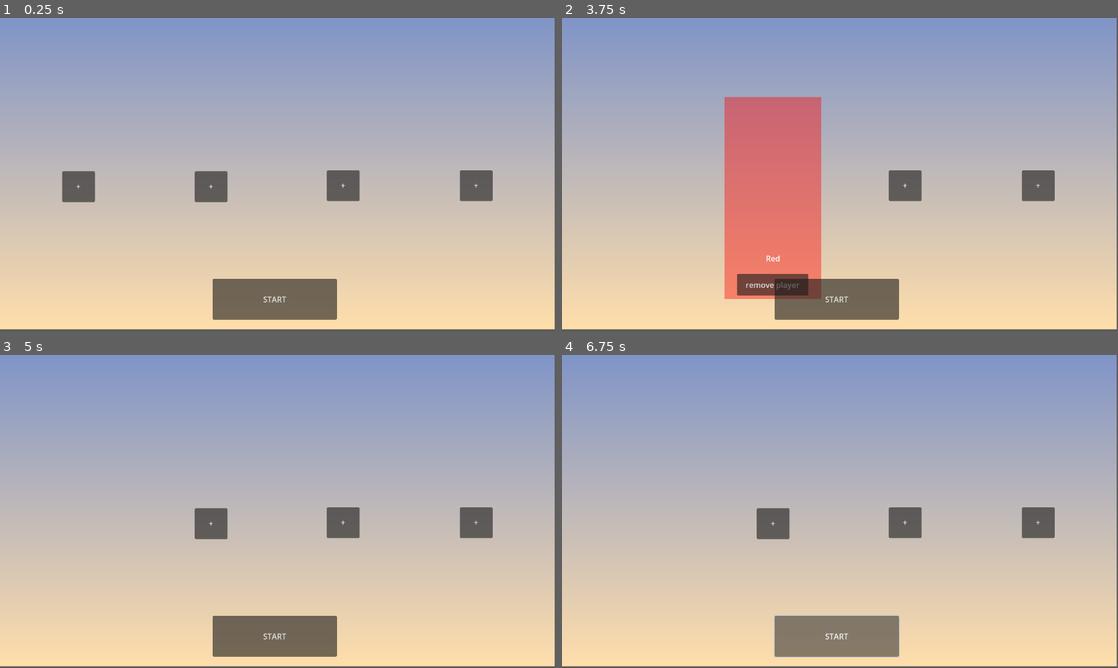
Above: before the commit, frames 1-4 (two rows, left to right).
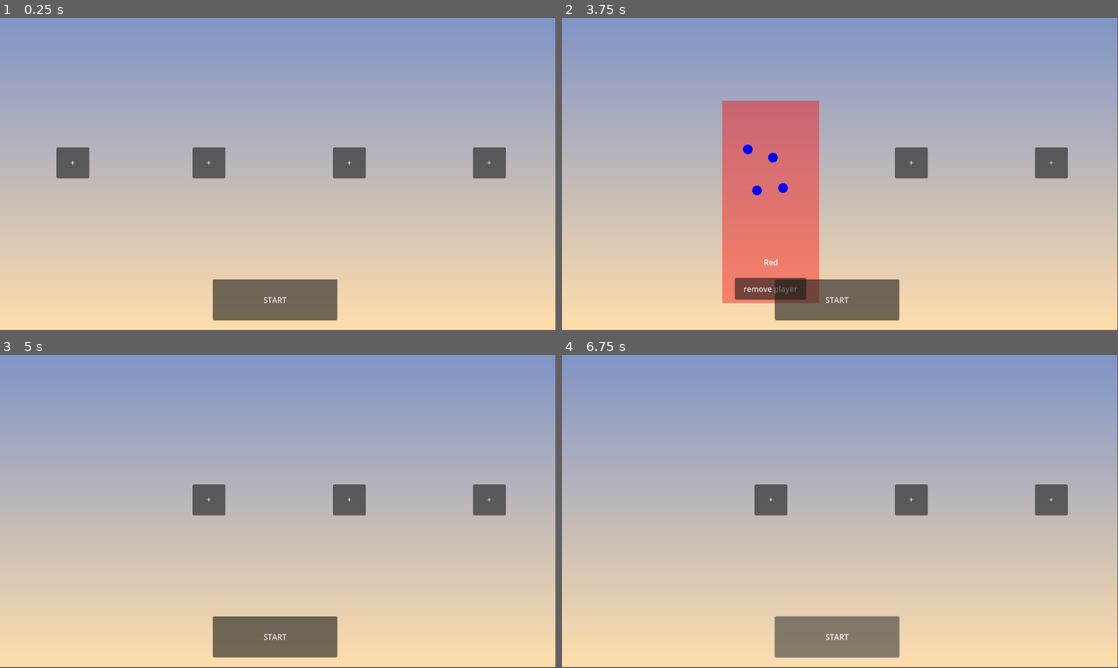
Above: after the commit, the same moments.

Repository: Alex-Onceanu/LD58
Game: Godot game, scene res://selection_menu.tscn
Two runs of this game, one before a commit and one after it. Both use one fixed random seed, a clock stepped at 60 frames per second and the inputs below. Before the commit the project has no main scene; this scene is started directly in both runs.
Inputs:
- Up to frame 1 (0.25 s): no input
- Up to frame 2 (3.75 s): click "+" at 0.5 s; click "remove player" at 1.25 s; click "START" at 2 s; click "START" at 2.75 s; click "+" at 3.5 s
- Up to frame 3 (5 s): click "remove player" at 4.25 s
- Up to frame 4 (6.75 s): click "+" at 5 s; click "remove player" at 5.75 s; click "START" at 6.5 s
In our replay, the window is 799x449 before the commit and 800x450 after it. These sizes can differ from the game's own. Grey fills any space a smaller window leaves; there, only what the larger window draws over its background counts as a difference.

The runs differ from the first frame. In frame 1, 4.7% of the frame differs, in the area x 0-100%, y 0-100%; in frame 2, 4.5%; in frame 3, 3.7%; in frame 4, 3.8%.
Error before the commit: Invalid assignment of property or key 'visible' with value of type 'bool' on a base object of type 'null instance'. (res://selection_menu.gd:18)
Error after the commit: Invalid assignment of property or key 'visible' with value of type 'bool' on a base object of type 'null instance'. (res://selection_menu.gd:7)

Commit message:
Menu bet

Diff:
--- a/draggable_marble.gd
+++ b/draggable_marble.gd
@@ -3,25 +3,54 @@
 signal clicked
 
 @onready var held = false
+@onready var mouse_in = false
 
-func _on_area_2d_input_event(viewport: Node, event: InputEvent, shape_idx: int) -> void:
-	if event is InputEventMouseButton and event.button_index == MOUSE_BUTTON_LEFT:
-		if event.pressed:
-			clicked.emit(self)
+@onready var was_held = false
+var pos_to_reset : Vector2
+@onready var should_reset = false
+
+func _ready() -> void:
+	$PhysicsMarble.freeze = true
+	pos_to_reset = $PhysicsMarble.global_transform.origin
+
+func reset_pos():
+	print(pos_to_reset, $PhysicsMarble.global_transform.origin)
+	$PhysicsMarble.freeze = true
+	should_reset = true
 
 func _physics_process(delta):
 	if held:
-		global_transform.origin = get_global_mouse_position()
+		$PhysicsMarble.global_transform.origin = get_global_mouse_position()
+	if should_reset:
+		print(pos_to_reset, $PhysicsMarble.global_transform.origin)
+		$PhysicsMarble.global_transform.origin = pos_to_reset
+		$PhysicsMarble.freeze = false
+		should_reset = false
+
+func _process(delta):
+	if Input.is_action_just_pressed("mouse_click") and mouse_in:
+		print("coucou")
+		clicked.emit(self)
+	elif not Input.is_mouse_button_pressed(MOUSE_BUTTON_LEFT):
+		held = false
 
 func pickup():
+	was_held = true
 	if held:
 		return
-	#$PhysicsMarble.freeze = true
-	#$PhysicsMarble.apply_central_impulse(impulse)
+	$PhysicsMarble.freeze = true
 	held = true
 
 func drop(impulse=Vector2.ZERO):
 	if held:
-		#$PhysicsMarble.freeze = false
-		#$PhysicsMarble.apply_central_impulse(impulse)
+		$PhysicsMarble.freeze = false
+		$PhysicsMarble.apply_central_impulse(impulse)
 		held = false
+
+
+func _on_area_2d_mouse_entered() -> void:
+	mouse_in = true
+
+
+func _on_area_2d_mouse_exited() -> void:
+	mouse_in = false
--- a/draggable_marble.tscn
+++ b/draggable_marble.tscn
@@ -1,11 +1,15 @@
-[gd_scene load_steps=3 format=3 uid="uid://c78tlamhdk2i5"]
+[gd_scene load_steps=4 format=3 uid="uid://c78tlamhdk2i5"]
 
 [ext_resource type="Script" uid="uid://cb67ipu3g1jud" path="res://draggable_marble.gd" id="1_5pbol"]
+[ext_resource type="PackedScene" uid="uid://cymonoxf3tu0a" path="res://physics_marble.tscn" id="2_scx7v"]
 
 [sub_resource type="CircleShape2D" id="CircleShape2D_glsp8"]
+radius = 14.142136
 
 [node name="DraggableMarble" type="Node2D"]
 script = ExtResource("1_5pbol")
+
+[node name="PhysicsMarble" parent="." instance=ExtResource("2_scx7v")]
 
 [node name="Area2D" type="Area2D" parent="."]
 
@@ -13,3 +17,5 @@
 shape = SubResource("CircleShape2D_glsp8")
 
 [connection signal="input_event" from="Area2D" to="." method="_on_area_2d_input_event"]
+[connection signal="mouse_entered" from="Area2D" to="." method="_on_area_2d_mouse_entered"]
+[connection signal="mouse_exited" from="Area2D" to="." method="_on_area_2d_mouse_exited"]
--- a/marble_sprite.tscn
+++ b/marble_sprite.tscn
@@ -12,3 +12,4 @@
 material = SubResource("ShaderMaterial_hfsiw")
 offset_right = 40.0
 offset_bottom = 40.0
+mouse_filter = 2
--- a/physics_marble.tscn
+++ b/physics_marble.tscn
@@ -10,8 +10,8 @@
 script = ExtResource("1_bfqoe")
 
 [node name="MarbleSprite" parent="." instance=ExtResource("1_0eotb")]
+position = Vector2(-10, -10)
 scale = Vector2(0.5, 0.5)
 
 [node name="CollisionShape2D" type="CollisionShape2D" parent="."]
-position = Vector2(10, 10)
 shape = SubResource("CircleShape2D_0eotb")
--- a/player_select.gd
+++ b/player_select.gd
@@ -1,20 +1,43 @@
-extends Control
+extends Node2D
 
 @export var clrName : String
 @export var clr : Color
+@onready var held_object = null
 
 # Called when the node enters the scene tree for the first time.
 func _ready() -> void:
 	$Background/Label.text = clrName
-	$Background.color = clr
-	$Background.color.a = 0.4
+	$Background/BackgroundImg.color = clr
+	$Background/BackgroundImg.color.a = 0.4
+	for node in get_tree().get_nodes_in_group("pickable"):
+		node.clicked.connect(_on_pickable_clicked)
+
+func _on_pickable_clicked(obj):
+	if !held_object:
+		obj.pickup()
+		held_object = obj
+
+func _unhandled_input(event):
+	if event is InputEventMouseButton and event.button_index == MOUSE_BUTTON_LEFT:
+		if held_object and !event.pressed:
+			held_object.drop(Input.get_last_mouse_velocity())
+			held_object = null
+
+
 
 func _on_add_player_pressed() -> void:
 	$AddPlayer.visible = false
 	$Background/RemovePlayer.visible = true
-	create_tween().tween_property($Background, "position", Vector2($Background.position.x, -30.), 0.7).set_trans(Tween.TRANS_ELASTIC).set_ease(Tween.EASE_OUT)
+	$Marbles.visible = true
+	create_tween().tween_property($Background, "position", Vector2($Background.position.x, $Background.position.y-730.), 0.7).set_trans(Tween.TRANS_ELASTIC).set_ease(Tween.EASE_OUT)
+	create_tween().tween_property($Marbles, "position", Vector2($Marbles.position.x, $Marbles.position.y-730.), 0.7).set_trans(Tween.TRANS_ELASTIC).set_ease(Tween.EASE_OUT)
 
 func _on_remove_player_pressed() -> void:
 	$Background/RemovePlayer.visible = false
 	$AddPlayer.visible = true
-	create_tween().tween_property($Background, "position", Vector2($Background.position.x, 800.), 0.5).set_trans(Tween.TRANS_QUART).set_ease(Tween.EASE_OUT)
+	create_tween().tween_property($Background, "position", Vector2($Background.position.x, $Background.position.y+730), 0.5).set_trans(Tween.TRANS_QUART).set_ease(Tween.EASE_OUT)
+	$Marbles.visible = false
+	create_tween().tween_property($Marbles, "position", Vector2($Marbles.position.x, $Marbles.position.y+730.), 0.7).set_trans(Tween.TRANS_ELASTIC).set_ease(Tween.EASE_OUT)
+	for i in range(1, 5):
+		if get_node("Marbles/DraggableMarble" + str(i)).was_held:
+			get_node("Marbles/DraggableMarble" + str(i)).reset_pos()
--- a/player_select.tscn
+++ b/player_select.tscn
@@ -1,22 +1,12 @@
-[gd_scene load_steps=2 format=3 uid="uid://blqp7vyvbe5mq"]
+[gd_scene load_steps=3 format=3 uid="uid://blqp7vyvbe5mq"]
 
 [ext_resource type="Script" uid="uid://etobnmtajeqt" path="res://player_select.gd" id="1_yh01e"]
+[ext_resource type="PackedScene" uid="uid://c78tlamhdk2i5" path="res://draggable_marble.tscn" id="2_c3nyd"]
 
-[node name="PlayerSelect" type="Control"]
-layout_mode = 3
-anchors_preset = 15
-anchor_right = 1.0
-anchor_bottom = 1.0
-offset_left = -100.0
-offset_top = -248.0
-offset_right = -1052.0
-offset_bottom = -399.0
-grow_horizontal = 2
-grow_vertical = 2
+[node name="PlayerSelect" type="Node2D"]
 script = ExtResource("1_yh01e")
 
 [node name="AddPlayer" type="Button" parent="."]
-layout_mode = 1
 anchors_preset = 8
 anchor_left = 0.5
 anchor_top = 0.5
@@ -30,31 +20,46 @@
 grow_vertical = 2
 text = "+"
 
-[node name="Background" type="ColorRect" parent="."]
-layout_mode = 0
-offset_left = -1.0
-offset_top = 800.0
-offset_right = 200.0
-offset_bottom = 1219.0
+[node name="Background" type="Node2D" parent="."]
+position = Vector2(-601, 181)
+
+[node name="BackgroundImg" type="ColorRect" parent="Background"]
+offset_left = 500.0
+offset_top = 337.0
+offset_right = 701.0
+offset_bottom = 756.0
+mouse_filter = 2
 color = Color(0.47592735, 0.47592735, 0.4759273, 0.4627451)
 
 [node name="Label" type="Label" parent="Background"]
-layout_mode = 0
-offset_left = 1.0
-offset_top = 305.0
-offset_right = 201.0
-offset_bottom = 364.0
+offset_left = 501.0
+offset_top = 642.0
+offset_right = 701.0
+offset_bottom = 701.0
 text = "name"
 horizontal_alignment = 1
 vertical_alignment = 1
 
 [node name="RemovePlayer" type="Button" parent="Background"]
-layout_mode = 0
-offset_left = 26.0
-offset_top = 367.0
-offset_right = 174.0
-offset_bottom = 412.0
+offset_left = 526.0
+offset_top = 704.0
+offset_right = 674.0
+offset_bottom = 749.0
 text = "remove player"
+
+[node name="Marbles" type="Node2D" parent="."]
+
+[node name="DraggableMarble1" parent="Marbles" groups=["pickable"] instance=ExtResource("2_c3nyd")]
+position = Vector2(4, 636)
+
+[node name="DraggableMarble2" parent="Marbles" groups=["pickable"] instance=ExtResource("2_c3nyd")]
+position = Vector2(25, 699)
+
+[node name="DraggableMarble3" parent="Marbles" groups=["pickable"] instance=ExtResource("2_c3nyd")]
+position = Vector2(-48, 619)
+
+[node name="DraggableMarble4" parent="Marbles" groups=["pickable"] instance=ExtResource("2_c3nyd")]
+position = Vector2(-29, 704)
 
 [connection signal="pressed" from="AddPlayer" to="." method="_on_add_player_pressed"]
 [connection signal="pressed" from="Background/RemovePlayer" to="." method="_on_remove_player_pressed"]
--- a/project.godot
+++ b/project.godot
@@ -11,8 +11,13 @@
 [application]
 
 config/name="LD58"
+run/main_scene="uid://c6dd3yagmchk6"
 config/features=PackedStringArray("4.5", "GL Compatibility")
 config/icon="res://icon.svg"
+
+[display]
+
+window/stretch/mode="viewport"
 
 [input]
 
@@ -21,6 +26,11 @@
 "events": [Object(InputEventKey,"resource_local_to_scene":false,"resource_name":"","device":0,"window_id":0,"alt_presse …(194 unchanged characters)…
 ]
 }
+mouse_click={
+"deadzone": 0.2,
+"events": [Object(InputEventMouseButton,"resource_local_to_scene":false,"resource_name":"","device":-1,"window_id":0,"alt_pressed":false,"shift_pressed":false,"ctrl_pressed":false,"meta_pressed":false,"button_mask":0,"position":Vector2(0, 0),"global_position":Vector2(0, 0),"factor":1.0,"button_index":1,"canceled":false,"pressed":false,"double_click":false,"script":null)
+]
+}
 
 [rendering]
 
--- a/selection_menu.gd
+++ b/selection_menu.gd
@@ -1,15 +1,4 @@
 extends Control
-
-var held_object = null
-
-func _ready():
-	for node in get_tree().get_nodes_in_group("pickable"):
-		node.clicked.connect(_on_pickable_clicked)
-
-func _on_pickable_clicked(obj):
-	if !held_object:
-		obj.pickup()
-		held_object = obj
 
 func _on_start_pressed() -> void:
 	for i in range(1, 5):
@@ -20,9 +9,3 @@
 		#resize les menus ici ?
 		#get_node("PlayerSelect" + str(i) + "/Background").scale =
 	#visible = false
-
-func _unhandled_input(event):
-	if event is InputEventMouseButton and event.button_index == MOUSE_BUTTON_LEFT:
-		if held_object and !event.pressed:
-			held_object.drop(Input.get_last_mouse_velocity())
-			held_object = null
--- a/selection_menu.tscn
+++ b/selection_menu.tscn
@@ -14,49 +14,41 @@
 anchor_bottom = 1.0
 grow_horizontal = 2
 grow_vertical = 2
+mouse_filter = 2
 script = ExtResource("1_ik41r")
 metadata/_edit_horizontal_guides_ = [-351.0]
-metadata/_edit_vertical_guides_ = [1000.0, 150.0]
+metadata/_edit_vertical_guides_ = [1794.0, 288.0, 576.0, -655.0, 863.0]
+
+[node name="StaticBody2D" type="StaticBody2D" parent="."]
+position = Vector2(306, 541)
+
+[node name="CollisionPolygon2D" type="CollisionPolygon2D" parent="StaticBody2D"]
+polygon = PackedVector2Array(-266, -92, -244, -21, -159, 55, 154, 84, 536, 82, 751, 54, 793, -2, 814, -87, 809, -132, 780, -87, 745, -51, 697, -5, 615, 19, 485, 32, 338, 41, 175, 35, 83, 35, -9, 22, -87, -5, -174, -40, -248, -82)
 
 [node name="Background" type="ColorRect" parent="."]
 material = SubResource("ShaderMaterial_ik41r")
 layout_mode = 0
 offset_right = 1151.0
 offset_bottom = 646.0
+mouse_filter = 2
 
 [node name="PlayerSelect1" parent="." instance=ExtResource("1_2ahgr")]
-layout_mode = 1
-offset_left = 63.0
-offset_top = 100.0
-offset_right = -889.0
-offset_bottom = -48.0
+position = Vector2(151, 300)
 clrName = "Blue"
 clr = Color(0, 0, 1, 1)
 
 [node name="PlayerSelect2" parent="." instance=ExtResource("1_2ahgr")]
-layout_mode = 1
-offset_left = 338.0
-offset_top = 100.0
-offset_right = -614.0
-offset_bottom = -48.0
+position = Vector2(433, 300)
 clrName = "Red"
 clr = Color(1, 0, 0, 1)
 
 [node name="PlayerSelect3" parent="." instance=ExtResource("1_2ahgr")]
-layout_mode = 1
-offset_left = 612.0
-offset_top = 100.0
-offset_right = -340.0
-offset_bottom = -51.0
+position = Vector2(724, 300)
 clrName = "Yellow"
 clr = Color(1, 1, 0, 1)
 
 [node name="PlayerSelect4" parent="." instance=ExtResource("1_2ahgr")]
-layout_mode = 1
-offset_left = 888.0
-offset_top = 100.0
-offset_right = -64.0
-offset_bottom = -51.0
+position = Vector2(1014, 300)
 clrName = "Green"
 clr = Color(0, 1, 0, 1)
 
@@ -66,12 +58,7 @@
 offset_top = 541.0
 offset_right = 699.0
 offset_bottom = 626.0
+mouse_filter = 1
 text = "START"
 
-[node name="StaticBody2D" type="StaticBody2D" parent="."]
-position = Vector2(306, 541)
-
-[node name="CollisionPolygon2D" type="CollisionPolygon2D" parent="StaticBody2D"]
-polygon = PackedVector2Array(-266, -92, -244, -21, -159, 55, 154, 84, 536, 82, 751, 54, 793, -2, 814, -87, 809, -132, 780, -87, 745, -51, 702, -14, 620, 16, 485, 32, 300, 37, 175, 35, 83, 35, -9, 22, -87, -5, -174, -40, -248, -82)
-
 [connection signal="pressed" from="Start" to="." method="_on_start_pressed"]
